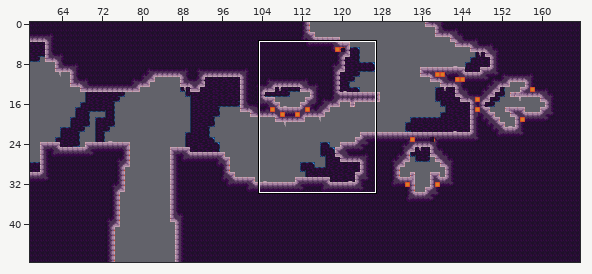
Level history. Tiled map (JSON): assets/world/room/intro1.json. Above: a wide view before the commit, with the close-up outlined.
Close-up. As it was:
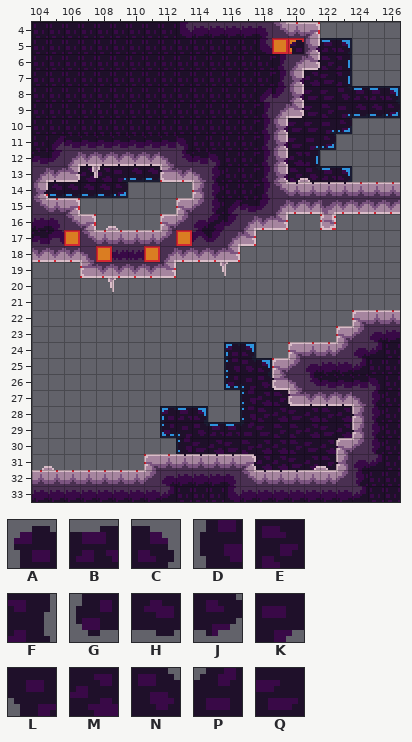
Cells are 8x8 px. Shown: x 104..126, y 4..33. The commit also changed other parts of the map, which this record leaves out. Tiles whose own drawing changed are shown in their newer look in all pictures.
Key: from "stone_bg_decal": A 0, B 1, C 2, D 13, E 14, F 15, G 26, H 27, J 28, K 39, L 40, M 41, N 52, P 53, Q 54.
_ is an empty cell, # one hidden under a higher layer.
Layers that did not change in this view are not listed.
Layer "bg" before, first column x 104:
 4 _______________________
 5 ________________ABBC___
 6 ________________#EEF___
 7 ________________DMQF___
 8 ________________DQQNBBC
 9 _______________#PQEKHHJ
10 _______________DQQKJ___
11 _______________DQKJ____
12 __#BBBBB###____DMF_____
13 #BPMMKHHHH#____DENBC___
14 HHHHHJ_________#HHHJ___
15 _______________________
16 _______________________
17 _______________________
18 _______________________
19 _______________________
20 _______________________
21 _______________________
22 _______________________
23 _______________________
24 ____________AC_________
25 ____________DNC________
26 ____________GLNB#####__
27 _____________DMEQMQQ#__
28 ________ABC__DEMQMEMF__
29 ________GLNBBPQEEMQMF__
30 _________DQMQEMMEQMM#__
31 _________GHHHLMMQMEK#__
32 _____________#HHHHH#___
33 _______________________
The result:
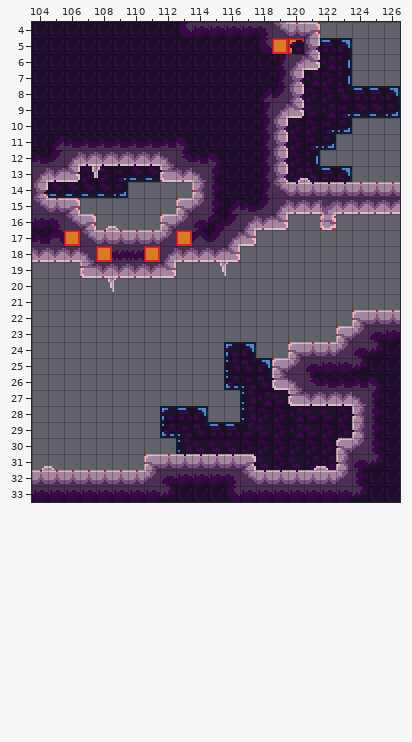
Changes in this commit:
Layer "bg":
The edit turns tile M into tile E in row 12 at x 120; in row 13 at x 107 to 108; in row 27 at x 121; in row 28 at x 119 and 123; in row 29 at x 123; in row 30 at x 118 to 119 and 122.
The edit turns tile M into tile E in row 31 at x 119.
The edit turns tile Q into tile E in row 7 at x 122; in row 8 at x 121 to 122; in row 10 at x 120 to 121; in row 11 at x 120; in row 29 at x 122; in row 30 at x 121.
The edit turns tile E into tile M in row 6 at x 122; in row 9 at x 122; in row 13 at x 120; in row 29 at x 120; in row 31 at x 122.
The edit turns tile Q into tile M in rows 27 to 28 at x 120.
The edit turns tile E into tile Q in row 27 at x 119; in row 28 at x 122.
The edit turns tile M into tile Q in rows 28 to 29 at x 121; in row 30 at x 115; in row 31 at x 118.
